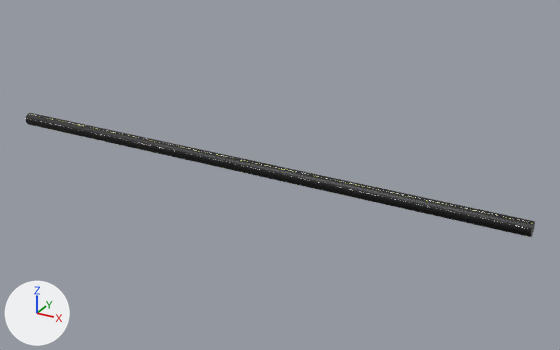
Before and after pictures for a commit that changed the Blender file Projet-NSI/Assets/Blender/niveaux/niveau1.blend.
One viewpoint serves both versions: a 50 mm camera at (3313.0, -5309.0, 2642.0) aimed at (318.0, 135.0, -80.0). The axes (+X, +Y, +Z) are drawn at lower left. The lights are the same throughout.

The first picture shows 'Cylindre'.
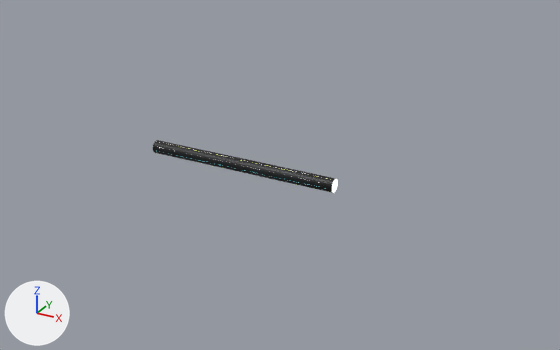
What differs and where, as boxes (x1, y1, x2, y2) in the pictures (560 x 350 px):
'Cylindre', reshaped, rescaled (64% narrower, 57% shorter)
    before: (26, 113, 535, 237)
    after: (153, 140, 338, 193)
part 1 of me_cylindre_001, built on
    before: (28, 121, 535, 237)
    after: (154, 149, 338, 193)

What the commit changed:
Material 'lumière3' (mat_lumière3) is new.
Its base color is (0.8, 0.8, 0.8) (white #e7e7e7).
Its emission color is (0.0, 0.806, 1.0) (cyan #00e8ff).
Its emission strength is 1.0.
Material 'Matériau' (mat_matériau) is new.
Its base color is (0.8, 0.8, 0.8) (white #e7e7e7).
Its emission color is (1.0, 0.217, 0.0036) (orange #ff800c).
Its emission strength is 1.0.
me_cylindre_001 is used by ob_cylindre; location (0.0, 0.0, 0.0); rotation (0.0, 1.571, 0.0), in degrees (0, 90, 0); scale (60.0, 60.0, 2500.0).
me_cylindre_001 had 168 vertices, 86 faces and spanned x -1.0..1.0, y -1.0..1.0, z -1.0..1.0.
me_cylindre_001 now has 208 vertices, 106 faces and spans x -1.0..1.0, y -1.0..1.0, z -1.0..1.0.
Part 1, on me_cylindre_001:
12 faces are deleted.
22 vertices are added at x 0.04..1.0, y -1.0..0.75, z -1.0..1.0.
18 new vertices lie (0.0, 0.0, 2.0) away from vertices in x 0.04..1.0, y -1.0..0.75, z -1.0.
23 new faces join them, mat_base (black #000000).
2 new faces join them, mat_lumière (white #e7e7e7).
4 new faces join them, mat_lumière3 (white #e7e7e7).
2 new faces join them, mat_matériau (white #e7e7e7).
1 new face joins them, mat_lumière2 (green #d5e769).
me_cylindre_001 now uses material mat_lumière3 (white #e7e7e7).
me_cylindre_001 now uses material mat_matériau (white #e7e7e7).
Object 'Cylindre' (ob_cylindre) is rescaled from (60.0, 60.0, 2500.0) to (60.0, 60.0, 906.0).
